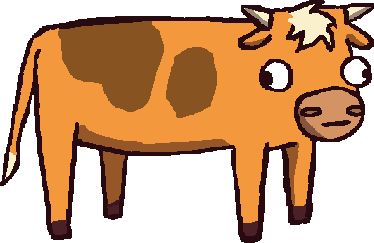
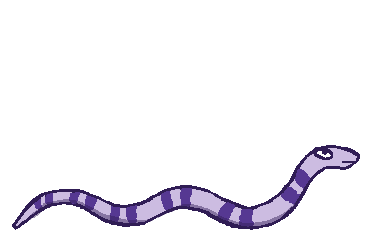
Layers edited between the first and the second 374×243 image:
added layer "snake" above "hen" over (x1=12, y1=145, x2=360, y2=230)
hid "hen", painted on it over (x1=153, y1=134, x2=240, y2=237)
hid "cow" over (x1=0, y1=0, x2=374, y2=243)
